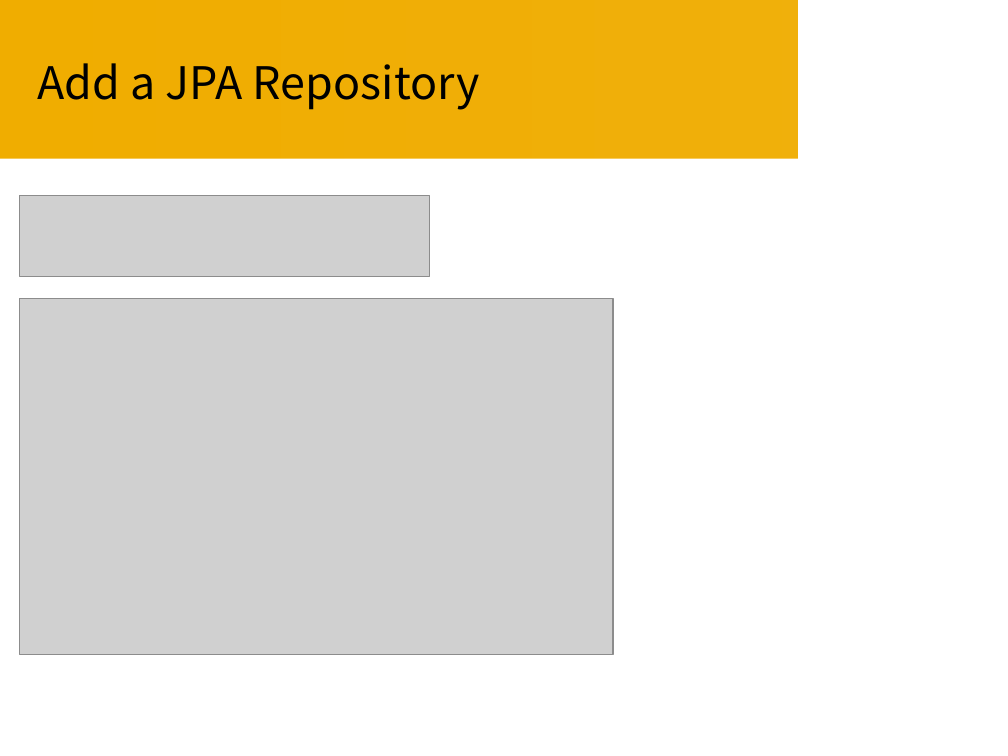
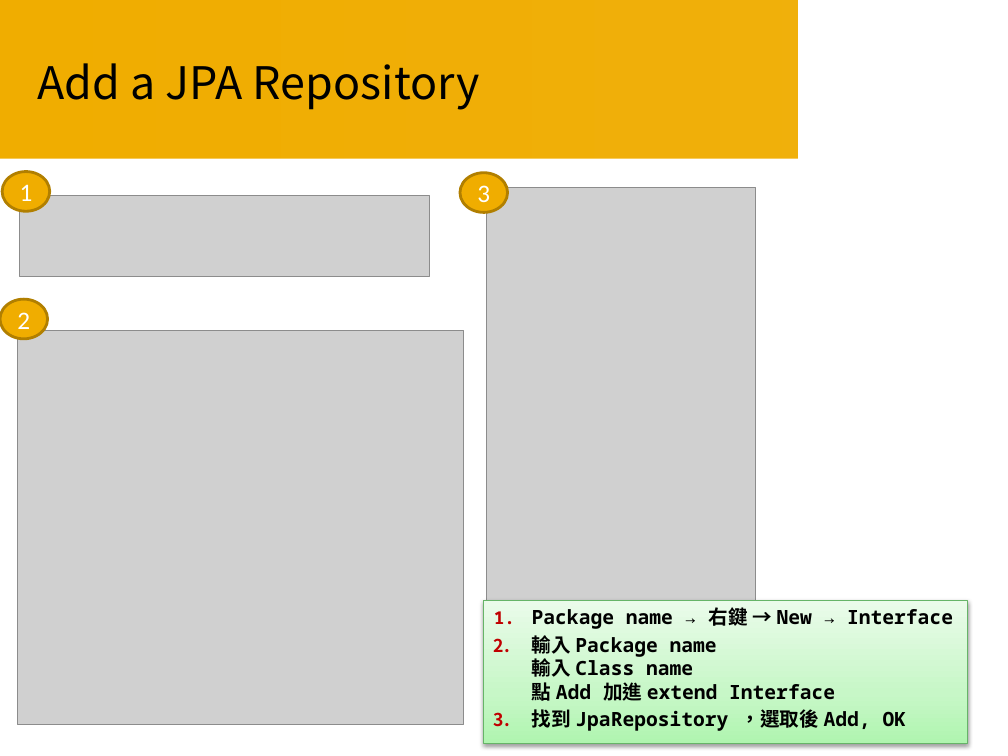
Before and after one commit to Smoker21/Course, a slide deck: slide 34 of Course05/Java Course 05.pptx. Drawn at 1008x756 pixels with LibreOffice and Linux fonts; fonts in the diff are those of the drawing; grey boxes stand for pictures; background and template pictures are left out. Boxes give left, top, right and bottom in pixels: in the first picture for what was removed or moved away, otherwise in the second. Text is boxed around its words. In the diff, an @@ line names an element or a change of style, - is before the commit and + after.

```diff
--- a/Course05/Java Course 05.pptx
+++ b/Course05/Java Course 05.pptx
@@ ellipse added at <box>2,171,49,211</box>, fill #F0AD00, outline #B28000 2 pt, 18 pt, text #FFFFFF @@
+1
@@ ellipse added at <box>460,172,507,212</box>, fill #F0AD00, outline #B28000 2 pt, 18 pt, text #FFFFFF @@
+3
@@ picture added at <box>486,187,756,604</box> @@
@@ ellipse added at <box>0,299,47,339</box>, fill #F0AD00, outline #B28000 2 pt, 18 pt, text #FFFFFF @@
+2
@@ picture: place and size @@
-picture at <box>20,298,614,654</box>
+picture at <box>17,331,464,725</box>
@@ rectangle added at <box>484,600,968,743</box>, fill gradient #B0F6B1 to #C8F8C8 to #E9FDE9, outline #67B569 0.75 pt, 14 pt, text #000000, bold @@
+1. Package name → 右鍵 → New → Interface
+2. 輸入 Package name
+   輸入 Class name
+   點 Add 加進 extend Interface
+3. 找到 JpaRepository ，選取後 Add, OK
```
Also in this commit, not shown: 3 other slides changed, 6 slides added, 1 slide removed, 9 other files.
